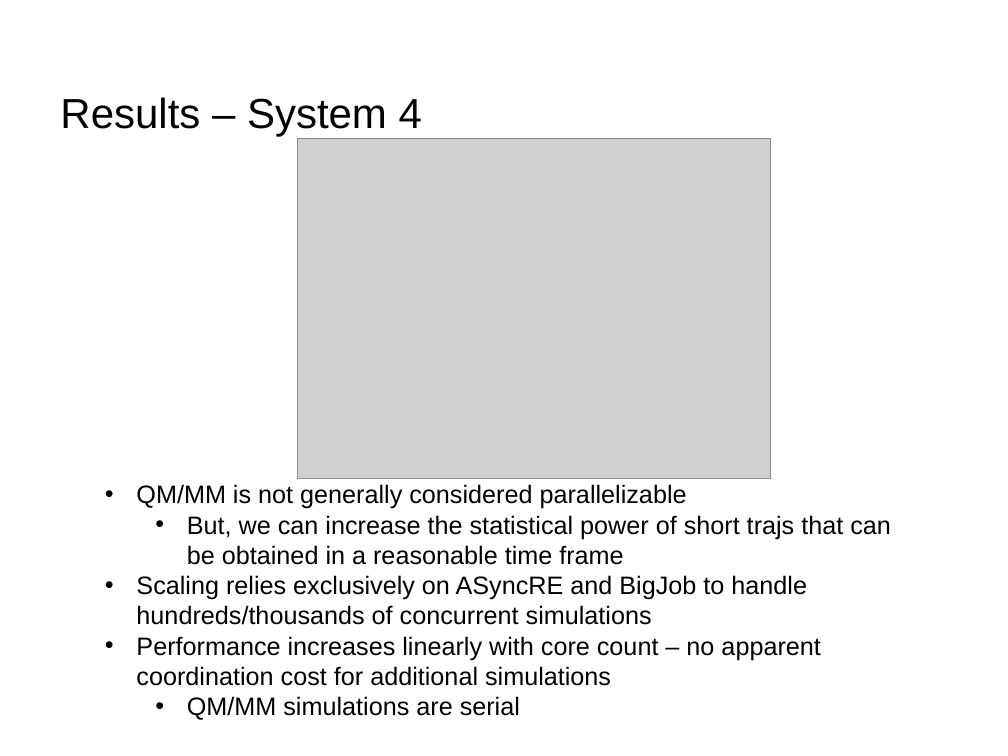
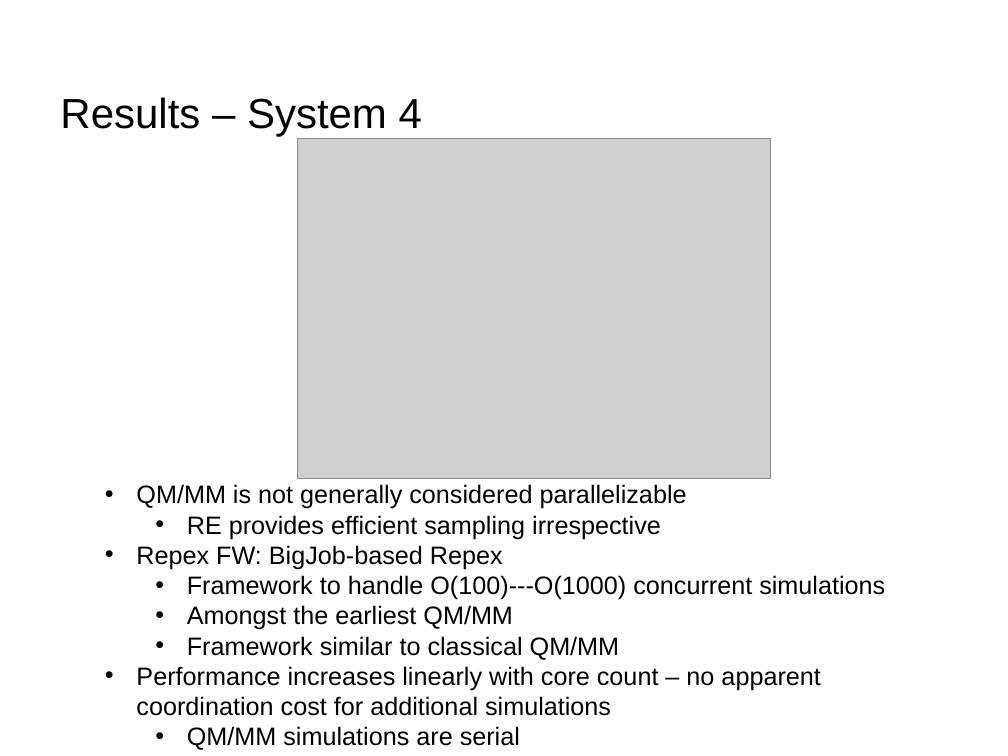
Before and after one commit to saga-project/presentations, a slide deck: slide 23 of 2013-XSEDE-CDI.pptx (slide 14 before the commit). Drawn at 1008x756 pixels with LibreOffice and Linux fonts; fonts in the diff are those of the drawing; grey boxes stand for pictures; background and template pictures are left out. Boxes give left, top, right and bottom in pixels: in the first picture for what was removed or moved away, otherwise in the second. Text is boxed around its words. In the diff, an @@ line names an element or a change of style, - is before the commit and + after.

```diff
--- a/2013-XSEDE-CDI.pptx
+++ b/2013-XSEDE-CDI.pptx
@@ text at (136, 515, 885, 660): text changed @@
-  • But, we can increase the statistical power of short trajs that can be obtained in a reasonable time frame
-• Scaling relies exclusively on ASyncRE and BigJob to handle hundreds/thousands of concurrent simulations
+  • RE provides efficient sampling irrespective
+• Repex FW: BigJob-based Repex
+  • Framework to handle O(100)---O(1000) concurrent simulations
+  • Amongst the earliest QM/MM
+  • Framework similar to classical QM/MM
```
Also in this commit, not shown: 8 other slides changed, 15 slides added, 4 slides removed, 1 other file.
